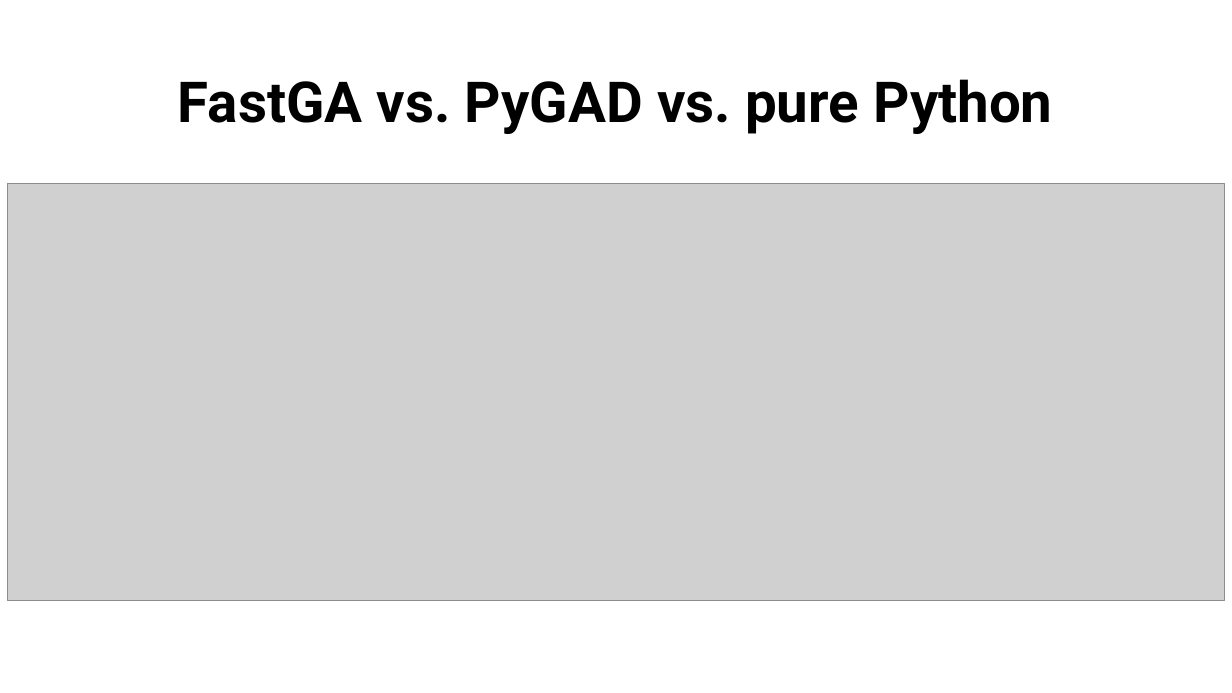
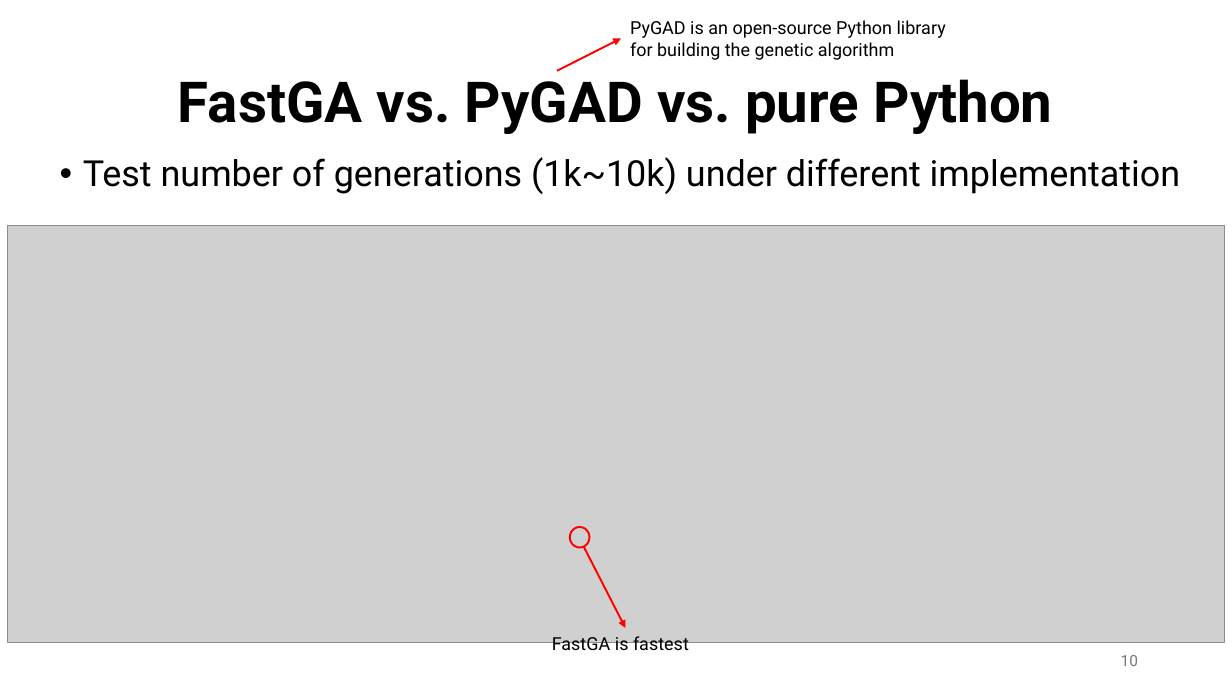
Before and after one commit to jylin34/FastGA, a slide deck: slide 10 of FastGA.pptx. Drawn at 1232x693 pixels with LibreOffice and Linux fonts; fonts in the diff are those of the drawing; grey boxes stand for pictures. Boxes give left, top, right and bottom in pixels: in the first picture for what was removed or moved away, otherwise in the second. Text is boxed around its words. In the diff, an @@ line names an element or a change of style, - is before the commit and + after.

```diff
--- a/FastGA.pptx
+++ b/FastGA.pptx
@@ text added at bbox=[630, 20, 946, 60], 14 pt, text #000000 @@
+PyGAD is an open-source Python library for building the genetic algorithm
@@ arrow added from (557, 71) to (621, 39), #FF0000 1.5 pt @@
@@ text added at bbox=[83, 157, 1180, 194], 28 pt, text #000000 @@
+• Test number of generations (1k~10k) under different implementation
@@ picture: place and size @@
-picture at bbox=[7, 184, 1225, 601]
+picture at bbox=[7, 226, 1225, 642]
@@ ellipse added at bbox=[570, 527, 590, 547], outline #FF0000 1.5 pt @@
@@ arrow added from (584, 547) to (626, 628), #FF0000 1.5 pt @@
@@ text added at bbox=[552, 636, 689, 656], 14 pt, text #000000 @@
+FastGA is fastest
@@ page number added at bbox=[1121, 655, 1138, 666], 12 pt, text #797979 @@
+10
```
Also in this commit, not shown: 9 other slides changed, 1 slide added, 1 slide removed, 1 other file.
